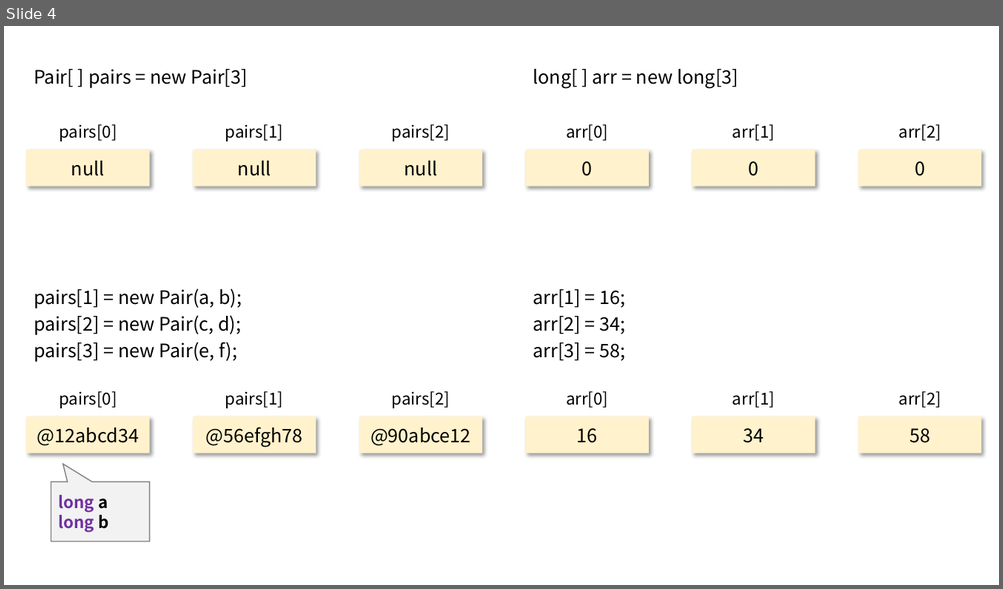
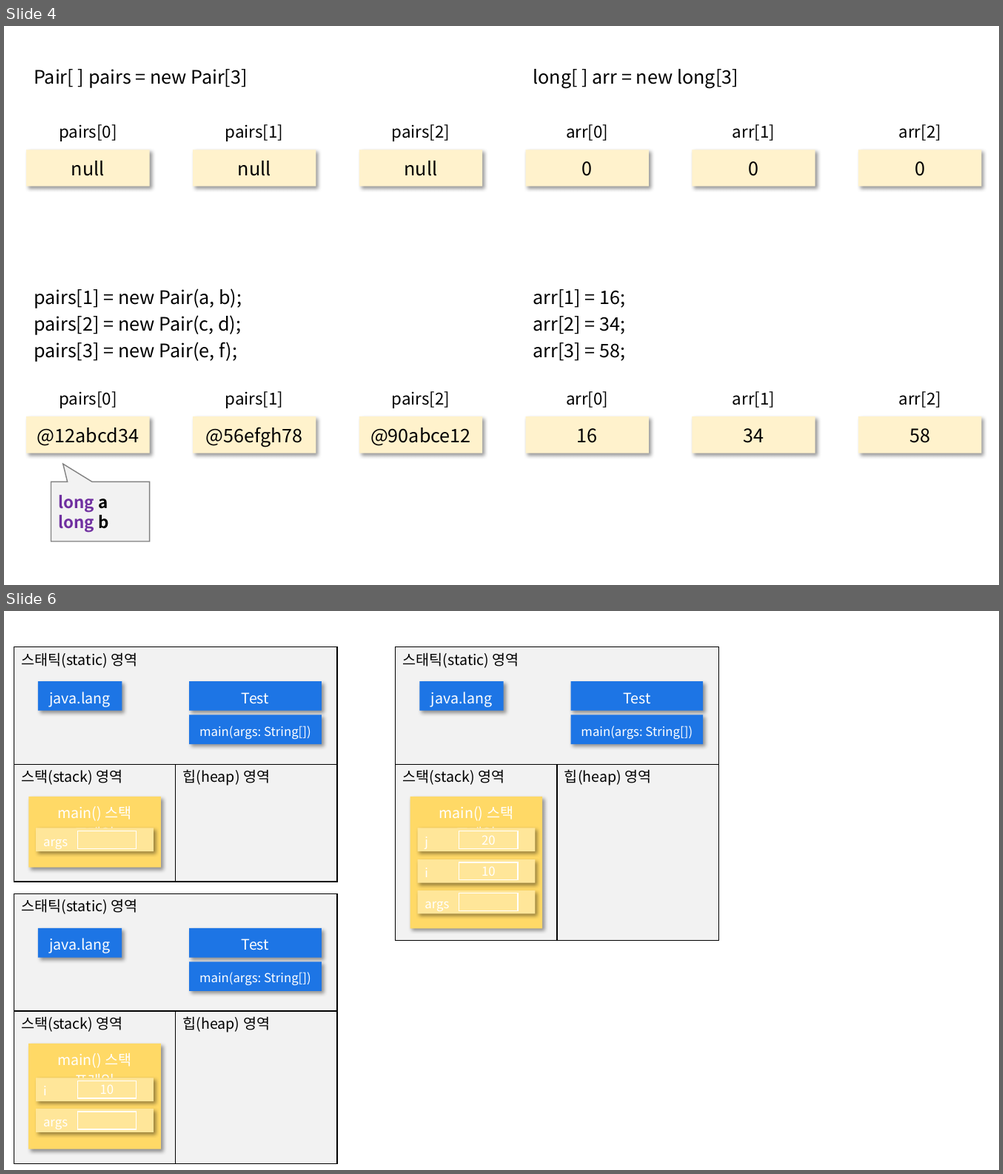
Before and after one commit to siwon-park/BackEnd-Study, a slide deck: PPT_Image.pptx. Shown one above the other, each under a label of ours: slide 4 before the commit, slides 4 and 6 after it; the slides between them are not shown. The pictures are 1003x589 and 1003x1174 pixels, drawn with LibreOffice and Linux fonts; fonts in the diff are those of the drawing. Boxes give left, top, right and bottom in pixels: in the first picture for what was removed or moved away, otherwise in the second. Text is boxed around its words. In the diff, an @@ line names an element or a change of style, - is before the commit and + after.

```diff
--- a/PPT_Image.pptx
+++ b/PPT_Image.pptx
@@ slide 6 added at <box>4,611,999,1170</box>, background #FFFFFF @@
@@ rectangle added at <box>14,647,337,764</box>, fill #F2F2F2, outline #000000 1 pt, 14 pt, text #000000 @@
+스태틱(static) 영역
@@ rectangle added at <box>395,647,719,764</box>, fill #F2F2F2, outline #000000 1 pt, 14 pt, text #000000 @@
+스태틱(static) 영역
@@ rectangle added at <box>38,681,122,710</box>, fill #1D75E5, 14 pt, text #FFFFFF @@
+java.lang
@@ rectangle added at <box>189,681,321,710</box>, fill #1D75E5, 14 pt, text #FFFFFF @@
+Test
@@ rectangle added at <box>420,681,504,710</box>, fill #1D75E5, 14 pt, text #FFFFFF @@
+java.lang
@@ rectangle added at <box>571,681,703,710</box>, fill #1D75E5, 14 pt, text #FFFFFF @@
+Test
@@ rectangle added at <box>189,715,321,743</box>, fill #1D75E5, 12 pt, text #FFFFFF @@
+main(args: String[])
@@ rectangle added at <box>571,715,703,743</box>, fill #1D75E5, 12 pt, text #FFFFFF @@
+main(args: String[])
@@ rectangle added at <box>14,765,176,882</box>, fill #F2F2F2, outline #000000 1 pt, 14 pt, text #000000 @@
+스택(stack) 영역
@@ rectangle added at <box>176,765,338,882</box>, fill #F2F2F2, outline #000000 1 pt, 14 pt, text #000000 @@
+힙(heap) 영역
@@ rectangle added at <box>395,765,558,941</box>, fill #F2F2F2, outline #000000 1 pt, 14 pt, text #000000 @@
+스택(stack) 영역
@@ rectangle added at <box>557,765,719,941</box>, fill #F2F2F2, outline #000000 1 pt, 14 pt, text #000000 @@
+힙(heap) 영역
@@ rectangle added at <box>28,797,161,868</box>, fill #FFD966, 14 pt, text #FFFFFF @@
+main() 스택 프레임
@@ rectangle added at <box>410,797,542,929</box>, fill #FFD966, 14 pt, text #FFFFFF @@
+main() 스택 프레임
@@ rectangle added at <box>36,828,153,851</box>, fill #FFE699 @@
@@ rectangle added at <box>78,831,136,849</box>, outline #FFFFFF 1 pt @@
@@ rectangle added at <box>418,828,535,851</box>, fill #FFE699 @@
@@ rectangle added at <box>459,831,518,849</box>, outline #FFFFFF 1 pt @@
@@ rectangle added at <box>418,860,535,883</box>, fill #FFE699 @@
@@ rectangle added at <box>459,863,518,880</box>, outline #FFFFFF 1 pt @@
@@ rectangle added at <box>14,894,337,1011</box>, fill #F2F2F2, outline #000000 1 pt, 14 pt, text #000000 @@
+스태틱(static) 영역
@@ rectangle added at <box>418,891,535,914</box>, fill #FFE699 @@
@@ rectangle added at <box>459,894,518,911</box>, outline #FFFFFF 1 pt @@
@@ rectangle added at <box>38,929,122,958</box>, fill #1D75E5, 14 pt, text #FFFFFF @@
+java.lang
@@ rectangle added at <box>189,929,321,958</box>, fill #1D75E5, 14 pt, text #FFFFFF @@
+Test
@@ rectangle added at <box>189,963,321,991</box>, fill #1D75E5, 12 pt, text #FFFFFF @@
+main(args: String[])
@@ rectangle added at <box>14,1011,176,1165</box>, fill #F2F2F2, outline #000000 1 pt, 14 pt, text #000000 @@
+스택(stack) 영역
@@ rectangle added at <box>176,1011,338,1165</box>, fill #F2F2F2, outline #000000 1 pt, 14 pt, text #000000 @@
+힙(heap) 영역
@@ rectangle added at <box>28,1044,161,1150</box>, fill #FFD966, 14 pt, text #FFFFFF @@
+main() 스택 프레임
@@ rectangle added at <box>36,1078,153,1101</box>, fill #FFE699 @@
@@ rectangle added at <box>78,1081,136,1099</box>, outline #FFFFFF 1 pt @@
@@ rectangle added at <box>36,1110,153,1133</box>, fill #FFE699 @@
@@ rectangle added at <box>78,1113,136,1130</box>, outline #FFFFFF 1 pt @@
```
Also in this commit, not shown: 2 other slides added, 1 other file.
